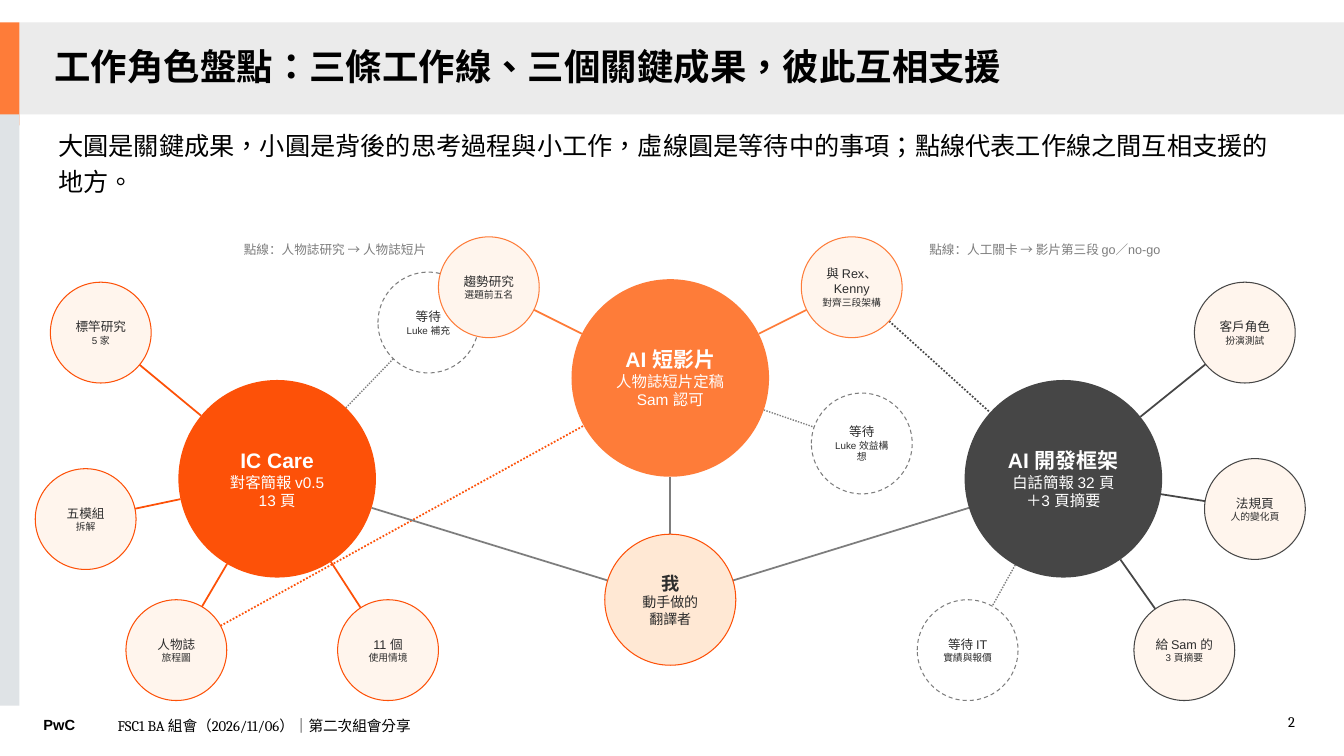
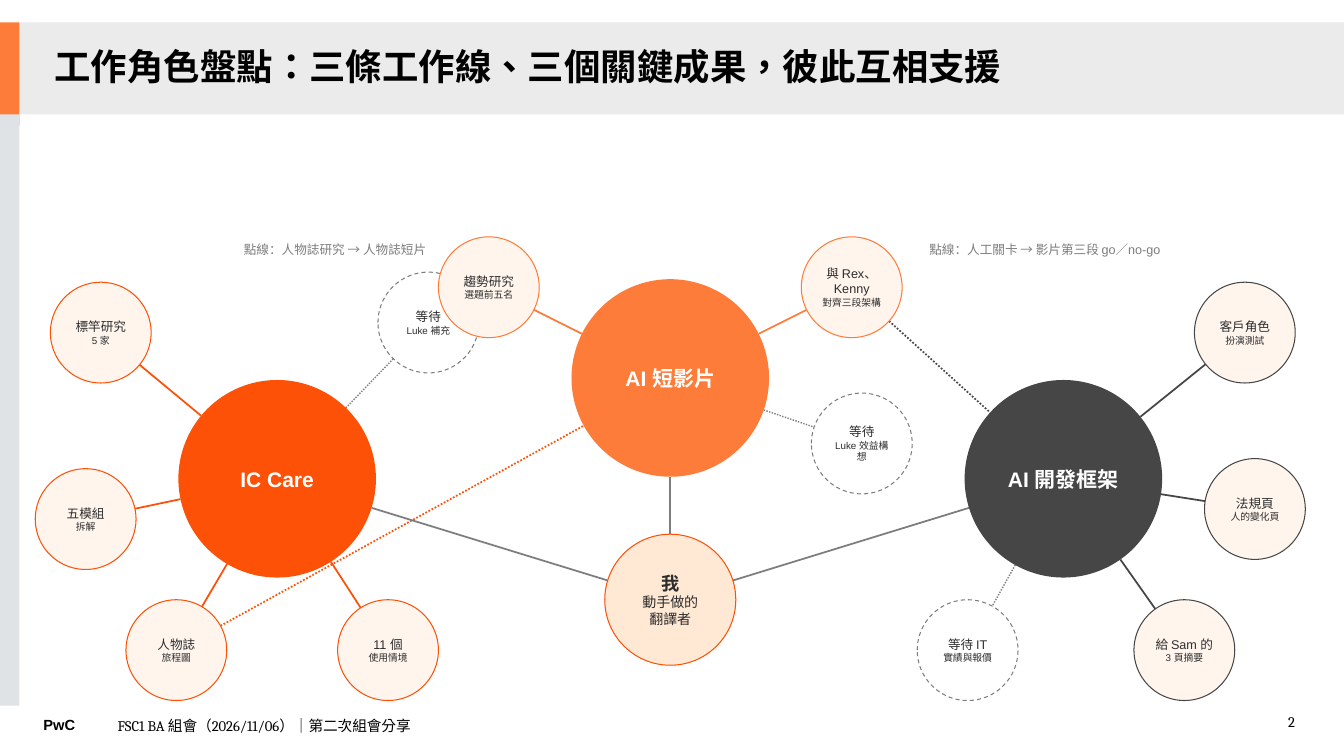
Before and after one commit to Robshao/PwC_FSC1, a slide deck: slide 2 of pwc-fsc1-ai-short-vid/07-ba-team-meeting-1021/BA組會分享_1106.pptx. Drawn at 1344x756 pixels with LibreOffice and Linux fonts; fonts in the diff are those of the drawing. Boxes give left, top, right and bottom in pixels: in the first picture for what was removed or moved away, otherwise in the second. Text is boxed around its words. In the diff, an @@ line names an element or a change of style, - is before the commit and + after.

```diff
--- a/pwc-fsc1-ai-short-vid/07-ba-team-meeting-1021/BA組會分享_1106.pptx
+++ b/pwc-fsc1-ai-short-vid/07-ba-team-meeting-1021/BA組會分享_1106.pptx
@@ text removed at (x1=58, y1=133, x2=1268, y2=193) @@
-大圓是關鍵成果，小圓是背後的思考過程與小工作，虛線圓是等待中的事項；點線代表工作線之間互相支援的地方。
@@ text in ellipse at (x1=616, y1=374, x2=724, y2=406): paragraphs removed @@
-人物誌短片定稿
-Sam 認可
@@ text in ellipse at (x1=230, y1=475, x2=324, y2=507): paragraphs removed @@
-對客簡報 v0.5
-13 頁
@@ text in ellipse at (x1=1012, y1=475, x2=1114, y2=507): paragraphs removed @@
-白話簡報 32 頁
-＋3 頁摘要
```
Also in this commit, not shown: 7 other slides changed, 2 slides removed, 2 other files.
